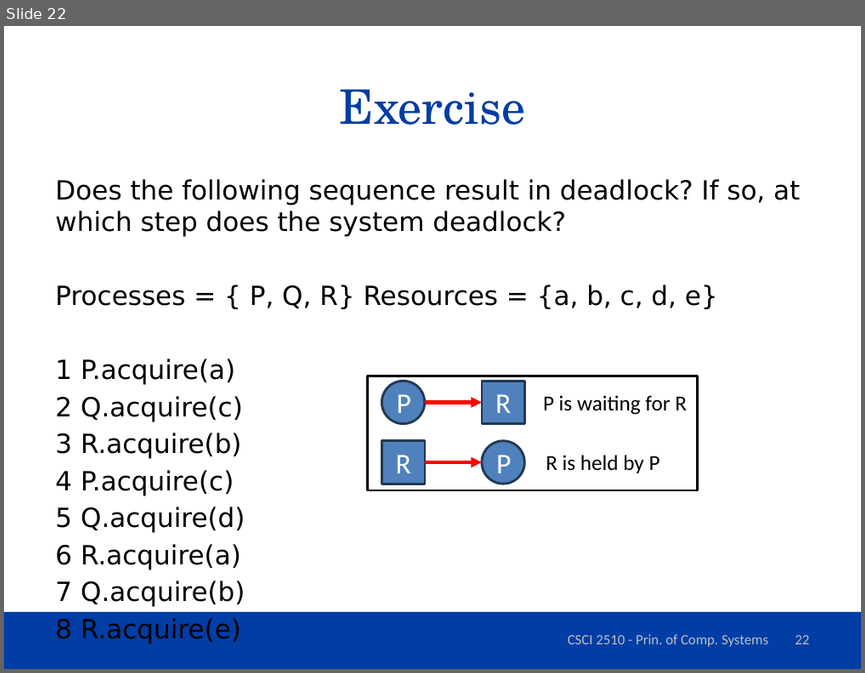
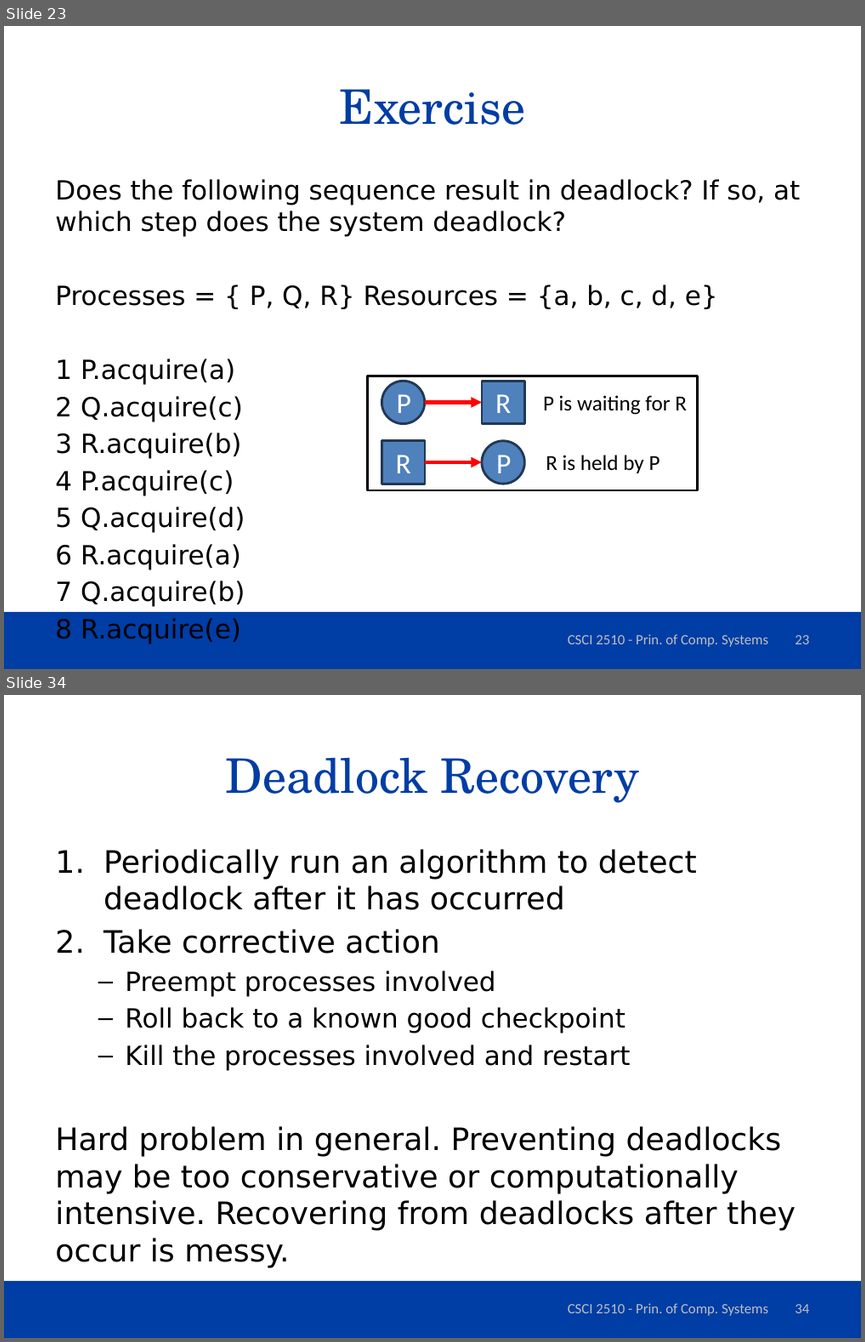
Before and after one commit to dferry/dferry.github.io, a slide deck: csci2510/slides/Deadlock.pptx. Shown one above the other, each under a label of ours: slide 22 before the commit, slides 23 and 34 after it; the slides between them are not shown. The pictures are 865x673 and 865x1342 pixels, drawn with LibreOffice and Linux fonts; fonts in the diff are those of the drawing; background and template pictures are left out. Boxes give left, top, right and bottom in pixels: in the first picture for what was removed or moved away, otherwise in the second. Text is boxed around its words. In the diff, an @@ line names an element or a change of style, - is before the commit and + after.

Commit message:
deadlock avoidance and prevention slides added

```diff
--- a/csci2510/slides/Deadlock.pptx
+++ b/csci2510/slides/Deadlock.pptx
@@ slide 34 added at (x1=4, y1=695, x2=861, y2=1338), background #FFFFFF; not listed: 1 template element that a slide beside it also shows @@
@@ title added at (x1=226, y1=757, x2=639, y2=803), 40 pt, text #003DA5 @@
+Deadlock Recovery
@@ text added at (x1=55, y1=849, x2=795, y2=1268), 25.9 pt, text #000000 @@
+1. Periodically run an algorithm to detect deadlock after it has occurred
+2. Take corrective action
+  – Preempt processes involved
+  – Roll back to a known good checkpoint
+  – Kill the processes involved and restart
+Hard problem in general. Preventing deadlocks may be too conservative or computationally intensive. Recovering from deadlocks after they occur is messy.
@@ text added at (x1=568, y1=1303, x2=768, y2=1315), 12 pt, text #BFBFBF @@
+CSCI 2510 - Prin. of Comp. Systems
@@ page number added at (x1=794, y1=1304, x2=809, y2=1313), 12 pt, text #BFBFBF @@
+34
@@ what was slide 22 is now slide 23 @@
@@ page number at (x1=794, y1=635, x2=809, y2=644): text changed @@
-22
+23
```
Also in this commit, not shown: 1 slide changed, 12 other slides added, 1 other file.
